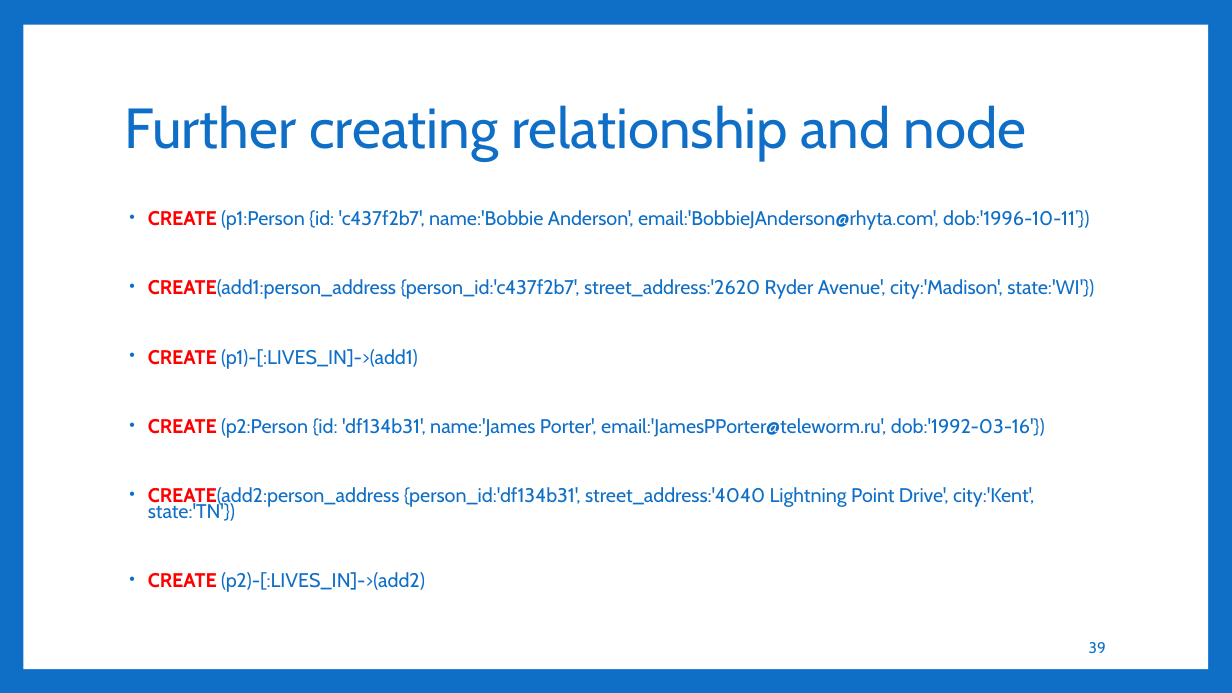
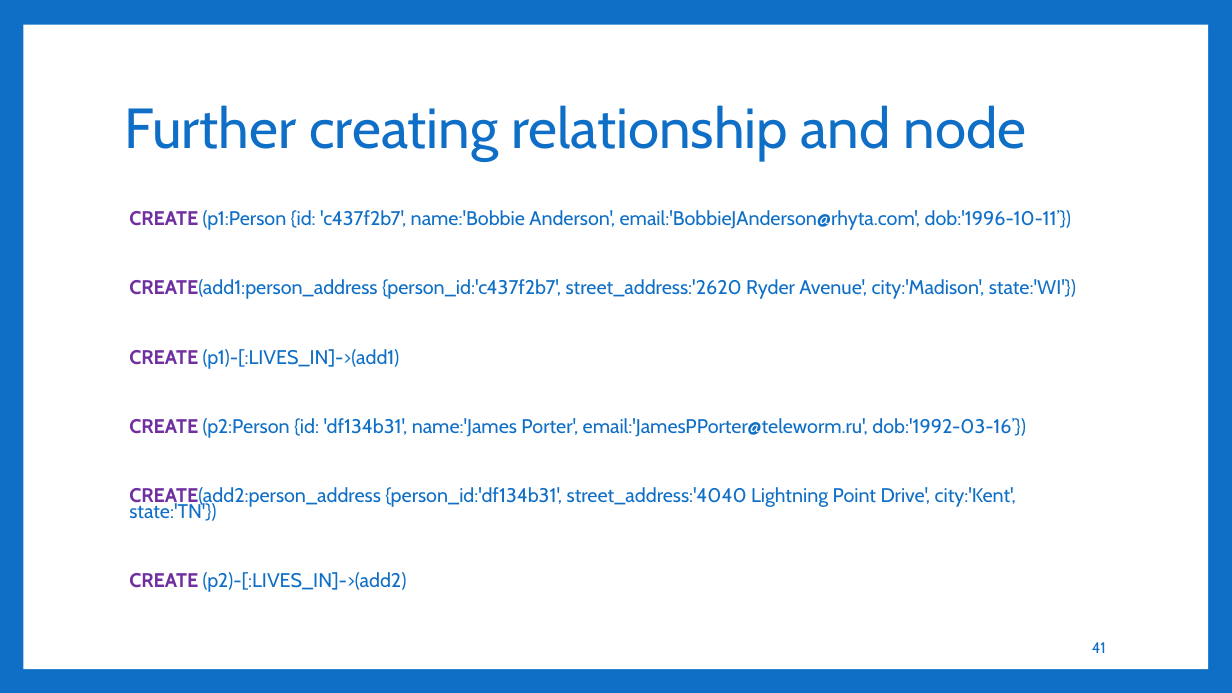
Before and after one commit to aakashbashyal21/GraphDatabase, a slide deck: slide 41 of GraphDB.pptx (slide 39 before the commit). Drawn at 1232x693 pixels with LibreOffice and Linux fonts; fonts in the diff are those of the drawing. Boxes give left, top, right and bottom in pixels: in the first picture for what was removed or moved away, otherwise in the second. Text is boxed around its words. In the diff, an @@ line names an element or a change of style, - is before the commit and + after.

```diff
--- a/GraphDB.pptx
+++ b/GraphDB.pptx
@@ text at box(129, 210, 1076, 592): text colour #FF0000 to #7030A0 in "CREATE", "CREATE(add1:person_address", "CREATE", "CREATE(add2:person_address" and 1 more places; bullet • to none @@
@@ text at box(129, 418, 1026, 438): text changed @@
-• CREATE (p2:Person {id: 'df134b31', name:'James Porter', email:'JamesPPorter@teleworm.ru', dob:'1992-03-16'})
+CREATE (p2:Person {id: 'df134b31', name:'James Porter', email:'JamesPPorter@teleworm.ru', dob:'1992-03-16’})
@@ page number at box(1092, 642, 1106, 653): text changed @@
-39
+41
```
Also in this commit, not shown: 13 other slides changed, 3 slides added.
